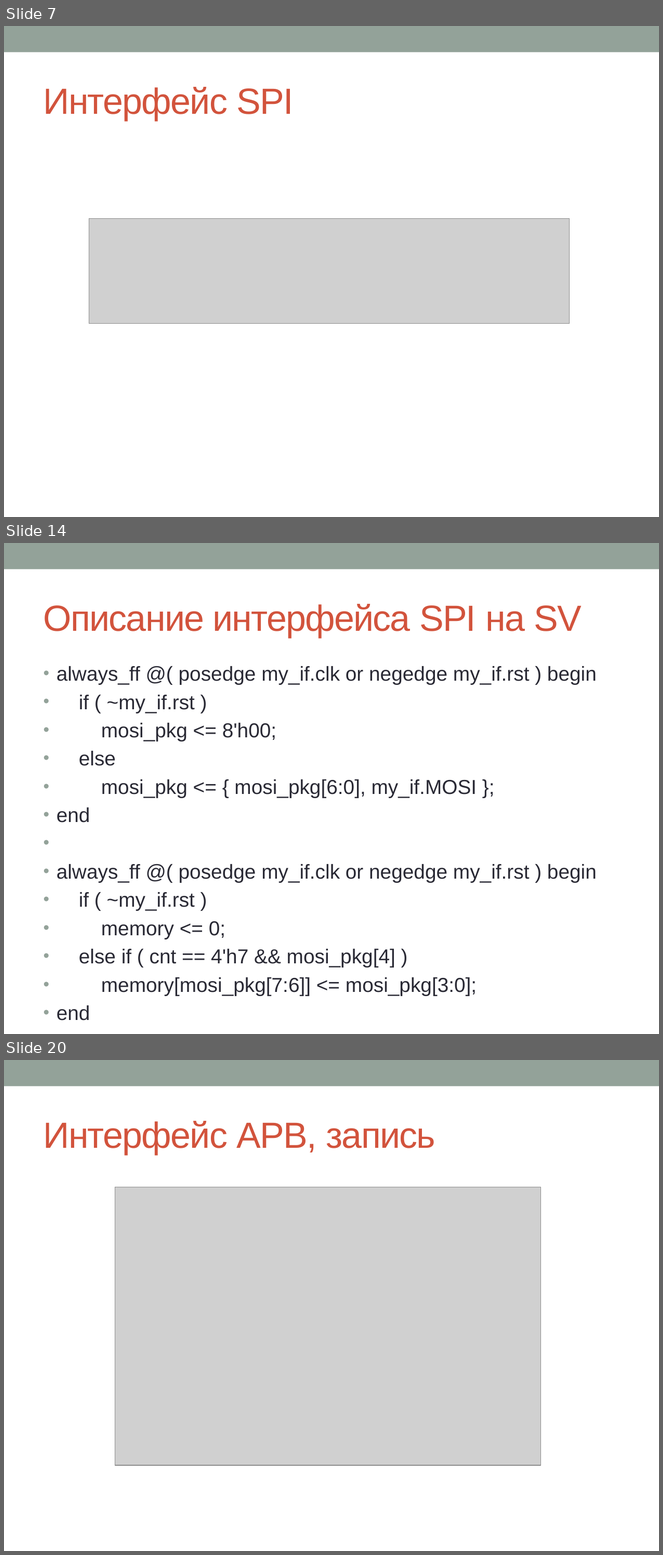
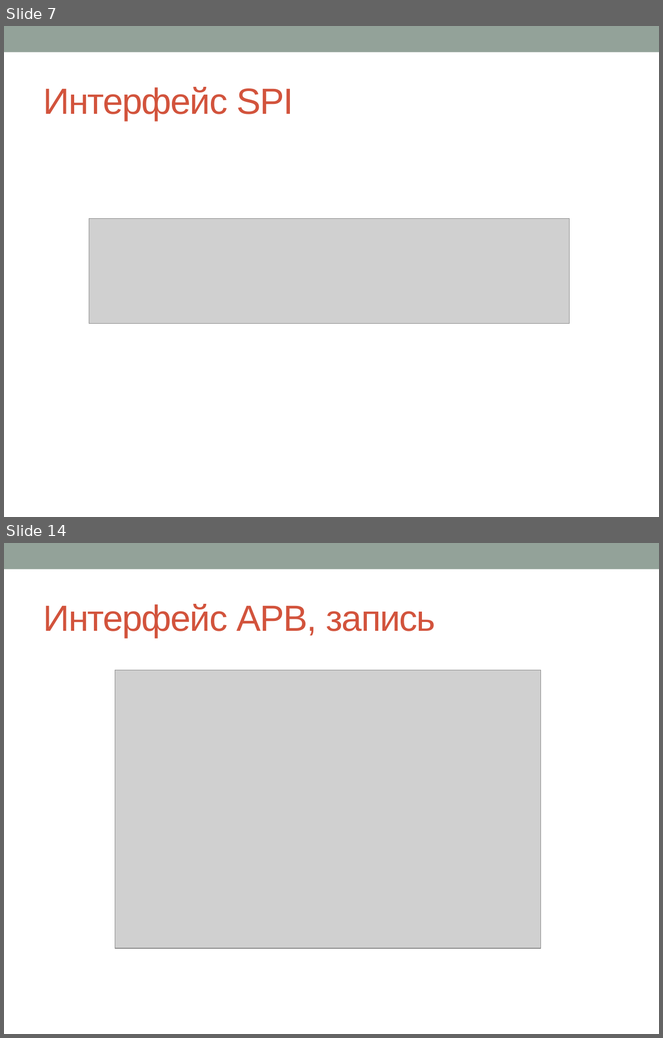
Before and after one commit to kenezoer/soc_programming, a slide deck: doc/Labs/LabWork1.pptx. Shown one above the other, each under a label of ours: slides 7, 14 and 20 before the commit, slides 7 and 14 after it; the slides between them are not shown. The pictures are 663x1555 and 663x1038 pixels, drawn with LibreOffice and Linux fonts; fonts in the diff are those of the drawing; grey boxes stand for pictures. Boxes give left, top, right and bottom in pixels: in the first picture for what was removed or moved away, otherwise in the second. Text is boxed around its words. In the diff, an @@ line names an element or a change of style, - is before the commit and + after.

```diff
--- a/doc/Labs/LabWork1.pptx
+++ b/doc/Labs/LabWork1.pptx
@@ slide 14 removed at (4,543,659,1034), background #FFFFFF; not listed: 1 template element that a slide beside it also shows @@
@@ title removed at (44,604,582,638) @@
-Описание интерфейса SPI на SV
@@ text removed at (57,666,597,996) @@
-• always_ff @( posedge my_if.clk or negedge my_if.rst ) begin
-• if ( ~my_if.rst )
-• mosi_pkg <= 8'h00;
-• else
-• mosi_pkg <= { mosi_pkg[6:0], my_if.MOSI };
-• end
-• always_ff @( posedge my_if.clk or negedge my_if.rst ) begin
-• if ( ~my_if.rst )
-• memory <= 0;
-• else if ( cnt == 4'h7 && mosi_pkg[4] )
-• memory[mosi_pkg[7:6]] <= mosi_pkg[3:0];
-• end
@@ what was slide 20 is now slide 14 @@
```
Also in this commit, not shown: 5 slides changed, 3 slides added, 7 other slides removed, 3 other files.
